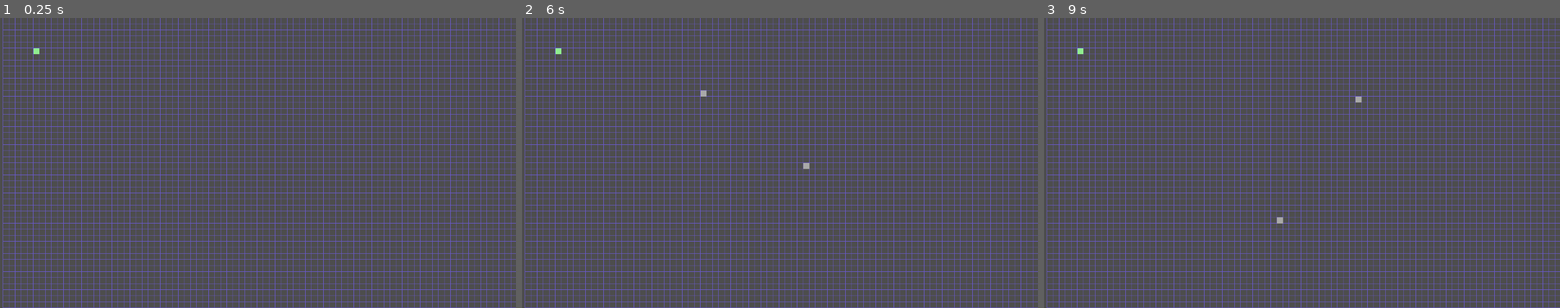
Above: before the commit, frames 1-3 (left to right).
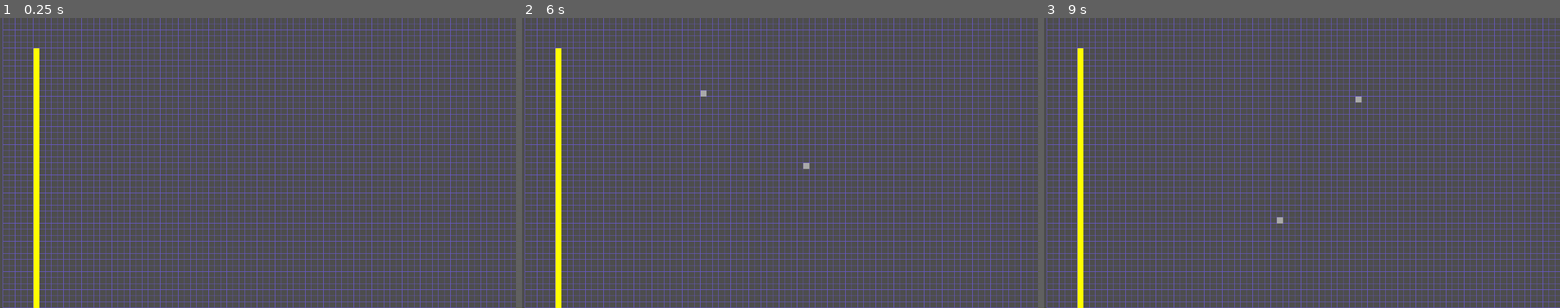
Above: after the commit, the same moments.

Repository: 12xsunx12/a--visualizer
Game: Godot game, scene res://Scenes/main.tscn
The game is run twice, just before and just after one commit, with the same random seed, the same clock (stepped at 60 frames per second) and the same inputs.
Inputs (mouse positions are in pixels of both pictures, inside the frame that each line leads up to):
- Up to frame 1 (0.25 s): no input
- Up to frame 2 (6 s): tap Enter (ui_accept) at 0.5, 0.77, 1.25, 1.52, 2, 2.75, 3.02, 3.5, 3.77, 4.25, 4.52 s; move the mouse to (893, 148) at 0.52 s; tap E (press_e) every 0.75 s from 0.6 to 5.85 s; click (893, 148) at 0.67 s; move the mouse to (676, 177) at 1.27 s; click (676, 177) at 1.42 s; move the mouse to (831, 99) at 2.02 s; click (831, 99) at 2.17 s; move the mouse to (754, 221) at 2.77 s; click (754, 221) at 2.92 s; move the mouse to (934, 206) at 3.52 s; click (934, 206) at 3.67 s; move the mouse to (625, 119) at 4.27 s; click (625, 119) at 4.42 s; move the mouse to (805, 163) at 5.02 s; click (805, 163) at 5.17 s; move the mouse to (702, 90) at 5.77 s; click (702, 90) at 5.92 s
- Up to frame 3 (9 s): tap Enter (ui_accept) at 6.02, 6.77, 7.52 s; move the mouse to (1415, 148) at 6.52 s; tap E (press_e) every 0.75 s from 6.6 to 8.85 s; click (1415, 148) at 6.67 s; move the mouse to (1198, 177) at 7.27 s; click (1198, 177) at 7.42 s; move the mouse to (1353, 99) at 8.02 s; click (1353, 99) at 8.17 s; move the mouse to (1276, 221) at 8.77 s; click (1276, 221) at 8.92 s

The runs differ from the first frame. In frame 1, 1.0% of the frame differs, in the area x 6-8%, y 10-100%; in frame 2, 1.0%; in frame 3, 1.0%.

Commit message:
WORKING!
IT'S WORKING LET'S GOOOO!

THIS ALL NIGHTER PAYED OFF!!!!! :100:

Diff:
--- a/Scenes/astar3.gd
+++ b/Scenes/astar3.gd
@@ -19,6 +19,7 @@
 func _ready():
 	astar()
 	print_path()
+	_draw()
 
 # // - - - - - - - - - - - - - - - - - - - - - - - - -
 func _get_adj_nodes(node: Nod) -> void:
@@ -74,6 +75,17 @@
 	pri_que.push_front(node)
 
 # // - - - - - - - - - - - - - - - - - - - - - - - - -
+# Draw the path with yellow squares
+func _draw_path():
+	for node in path:
+		draw_rect(Rect2(node.pos * Global.cell_size, Global.cell_size), Color.YELLOW)
+	queue_redraw()
+
+# // - - - - - - - - - - - - - - - - - - - - - - - - -
+func _draw():
+	_draw_path()
+
+# // - - - - - - - - - - - - - - - - - - - - - - - - -
 func astar() -> void:
 	var counter = 0
 	path.push_front(start_node)
--- a/Scenes/global.gd
+++ b/Scenes/global.gd
@@ -1,7 +1,7 @@
 extends Node2D
 
 var start_pos 	= Vector2i(5,5)
-var end_pos 	= Vector2i(25,50)
+var end_pos 	= Vector2i(3,50)
 var cell_size 	= Vector2i(15,15) # the size of the actual boxes in the grid
 var grid = AStarGrid2D.new() # the grid object itself
 
--- a/Scenes/node.gd
+++ b/Scenes/node.gd
@@ -15,21 +15,35 @@
 	calculate()
 
 # // - - - - - - - - - - - - - - - - - - - - - - - - -
-func _calculate_g() -> float:
+func _calculate_g_ecludian() -> float:
 	var a_sqrd = pow(pos.x - Global.start_pos.x, 2)
 	var b_sqrd = pow(pos.y - Global.start_pos.y, 2)
 	var c = sqrt(a_sqrd + b_sqrd)
 	return c * 10
 
 # // - - - - - - - - - - - - - - - - - - - - - - - - -
-func _calculate_h() -> float:
+func _calculate_h_ecludian() -> float:
 	var a_sqrd = pow(pos.x - Global.end_pos.x, 2)
 	var b_sqrd = pow(pos.y - Global.end_pos.y, 2)
 	var c = sqrt(a_sqrd + b_sqrd)
 	return c * 10
 
 # // - - - - - - - - - - - - - - - - - - - - - - - - -
+func _calculate_g_manhat() -> float:
+	var a = Global.end_pos.x - pos.x
+	var b = Global.end_pos.y - pos.y
+	var c = a + b
+	return c
+
+# // - - - - - - - - - - - - - - - - - - - - - - - - -
+func _calculate_h_manhat() -> float:
+	var a = pos.x - Global.start_pos.x
+	var b = pos.y - Global.start_pos.y
+	var c = a + b
+	return c
+
+# // - - - - - - - - - - - - - - - - - - - - - - - - -
 func calculate() -> void:
-	g = _calculate_g()
-	h = _calculate_h()
+	g = _calculate_g_manhat()
+	h = _calculate_h_ecludian()
 	f = g + h
